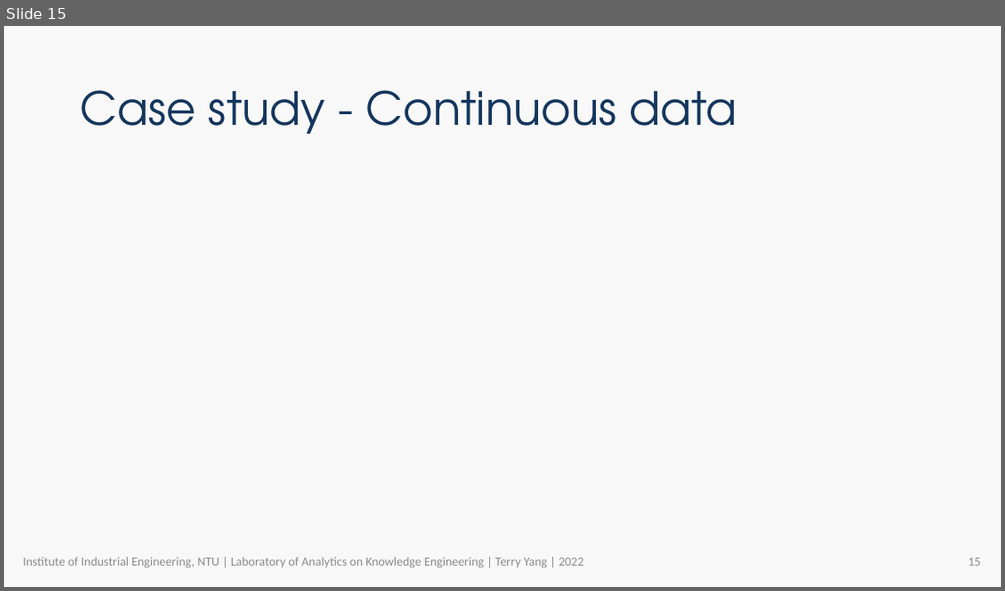
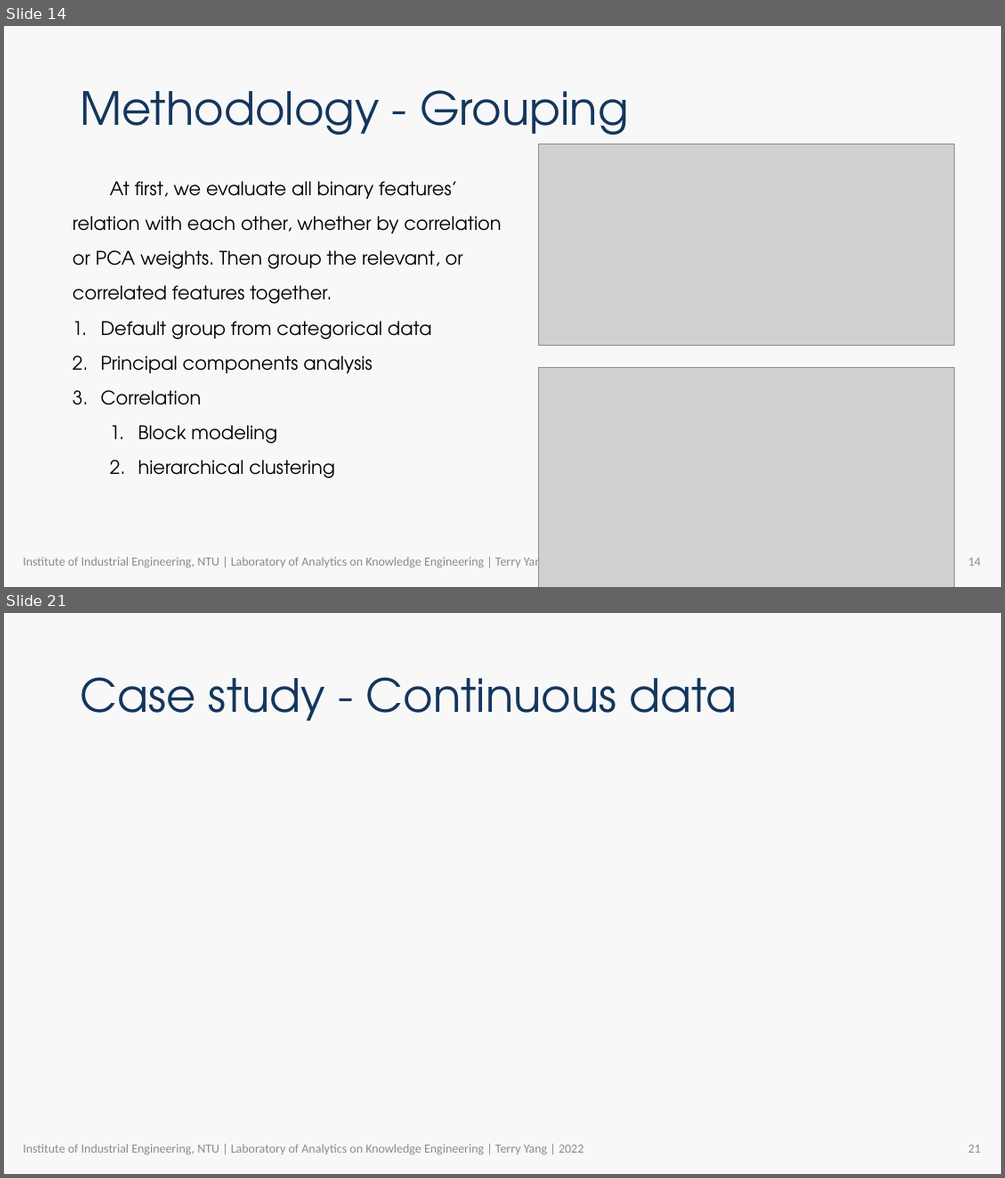
Before and after one commit to R64825/NTUIIE-Research, a slide deck: ppt/APIEMS TerryYang.pptx. Shown one above the other, each under a label of ours: slide 15 before the commit, slides 14 and 21 after it; the slides between them are not shown. The pictures are 1005x591 and 1005x1178 pixels, drawn with LibreOffice and Linux fonts; fonts in the diff are those of the drawing; grey boxes stand for pictures; background and template pictures are left out. Boxes give left, top, right and bottom in pixels: in the first picture for what was removed or moved away, otherwise in the second. Text is boxed around its words. In the diff, an @@ line names an element or a change of style, - is before the commit and + after.

```diff
--- a/ppt/APIEMS TerryYang.pptx
+++ b/ppt/APIEMS TerryYang.pptx
@@ slide 14 added at box(4, 26, 1001, 587), background #F8F8F8; not listed: 1 template element that a slide beside it also shows @@
@@ title added at box(80, 90, 629, 146), 44 pt, text #14365D @@
+Methodology - Grouping
@@ picture added at box(539, 144, 954, 346) @@
@@ text added at box(73, 181, 501, 478), 18 pt, text #000000 @@
+At first, we evaluate all binary features’ relation with each other, whether by correlation or PCA weights. Then group the relevant, or correlated features together.
+1. Default group from categorical data
+2. Principal components analysis
+3. Correlation
+  1. Block modeling
+  2. hierarchical clustering
@@ picture added at box(539, 368, 954, 587) @@
@@ text added at box(23, 555, 548, 569), 12 pt, text #8C8C8C @@
+Institute of Industrial Engineering, NTU | Laboratory of Analytics on Knowledge Engineering | Terry Yang | 2022
@@ what was slide 15 is now slide 21 @@
@@ page number at box(968, 1144, 980, 1152): text changed @@
-15
+21
```
Also in this commit, not shown: 13 slides changed, 5 other slides added, 5 other files.
